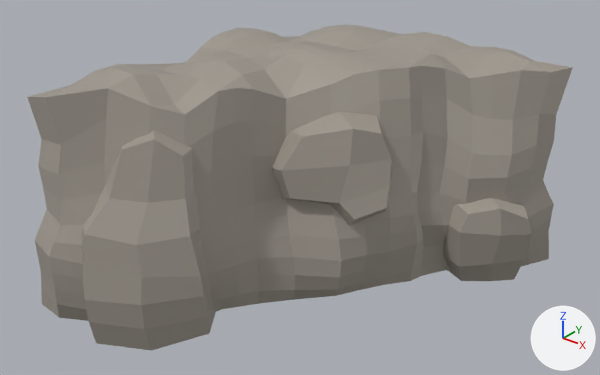
A saved change to the FBX model Assets/Blender/Landscape/Ground/Cliff 001.fbx.
Rendered twice from a 50 mm camera at (8.52, -12.09, 10.84) aimed at (-1.88, 0.9, 2.78). Lighting does not change. The marker at lower right points along +X, +Y and +Z. Where no turn or scale is listed for an object, it has been applied to the vertices.

Before the edit, the objects in view are built like this:
```python
me_cube = bpy.data.meshes.new('Cube')
me_cube.from_pydata(...)  # 651 vertices, 622 faces; spans x -5.76..2.28, y -3.71..5.73, z 0.08..5.51
me_cube.materials.append(mat_cliff_grey_001)  # grey #9f988e
# before: 581 (1.14, 3.17, 2.18) at pixel (468, 213), 585 (1.66, 3.65, 2.29) at pixel (500, 208)
# before: 624 (-3.48, -1.79, 4.68), 626 (-2.75, -1.71, 4.19) at pixel (183, 156), 627 (-3.2, -2.04, 4.55) at pixel (154, 139), 628 (-3.81, -2.39, 4.27) at pixel (121, 149)
ob_cliff_001 = bpy.data.objects.new('Cliff 001', me_cube)
ob_cliff_001.location = (0.0, 0.0, 0.0)
```
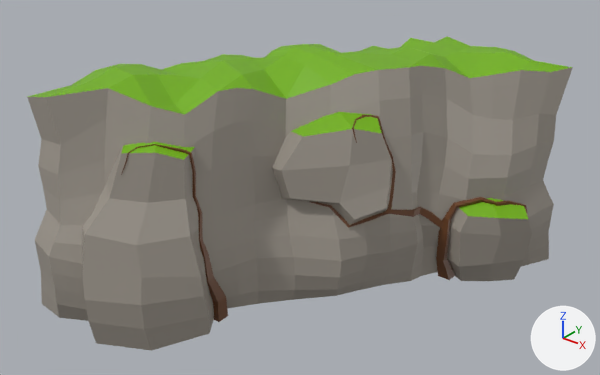
Patch to the scene script:
```diff
--- a/Assets/Blender/Landscape/Ground/Cliff 001.fbx.py
+++ b/Assets/Blender/Landscape/Ground/Cliff 001.fbx.py
@@ mat_cliff_brown @@
+mat_cliff_brown = principled_material('Cliff Brown')
+mat_cliff_brown.base_color = (0.144, 0.0513, 0.0144)  # brown #6a4020
@@ mat_cliff_green_001 @@
+mat_cliff_green_001 = principled_material('Cliff Green 001')
+mat_cliff_green_001.base_color = (0.171, 0.445, 0.0)  # green #73b200
@@ me_cube @@
 # used by ob_cliff_001; location = (0.0, 0.0, 0.0)
 # verts and faces of me_cube; kept vertices keep their numbers, new ones are numbered from 651
-me_cube.from_pydata(...)  # 651 vertices, 622 faces; spans x -5.76..2.28, y -3.71..5.73, z 0.08..5.51
+me_cube.from_pydata(...)  # 619 vertices, 576 faces; spans x -5.76..2.28, y -3.71..5.73, z 0.07..5.51
+# me_cube part 1: a new loose piece of 116 vertices spanning x -1.48..1.99, y 0.7..4.45, z 0.27..4.52, in mat_cliff_brown (brown #6a4020)
+# me_cube part 2: a new loose piece of 60 vertices spanning x -3.66..-2.38, y -2.57..-0.92, z 0.07..4.41, in mat_cliff_brown (brown #6a4020)
+# me_cube part 3
+# 208 vertices are removed from x -5.68..-1.42, y -0.71..5.73, z 0.44..5.3
+# 218 faces are deleted
+# me_cube part 4
+verts[581] = (1.15, 3.12, 2.15)  # moved, pixel (467, 216)
+verts[585] = (1.72, 3.46, 2.15)  # moved, pixel (498, 218)
+# me_cube part 5
+verts[624] = (-3.48, -1.79, 4.47)  # moved
+verts[626] = (-2.63, -1.81, 4.18)  # moved, pixel (184, 159)
+verts[627] = (-3.08, -2.14, 4.33)  # moved, pixel (155, 152)
+verts[628] = (-3.69, -2.48, 4.27)  # moved, pixel (121, 153)
+# me_cube part 6: 58 faces spanning x -5.76..2.21, y -3.07..5.69, z 2.07..5.51 switch from mat_cliff_grey_001 (grey #9f988e) to mat_cliff_green_001 (green #73b200)
+me_cube.materials.append(mat_cliff_brown)  # brown #6a4020
```

Where the change shows, as pixel boxes [x1, y1, x2, y2] in the pictures (600 x 375 px; the box of a moved part takes in the faces that stretch with it):
'Cliff 001', reshaped: before [27, 24, 573, 351]; after [27, 36, 573, 351]
part 1 of me_cube, added (brown): after [309, 115, 527, 280]
part 2 of me_cube, added (brown): after [121, 144, 228, 322]
part 3 of me_cube, deleted: before [143, 24, 447, 69]
part 4 of me_cube, moved or reshaped: before [449, 198, 532, 236]; after [450, 198, 532, 236]
part 5 of me_cube, moved or reshaped: before [107, 130, 194, 203]; after [107, 142, 195, 203]
part 6 of me_cube, recoloured (grey to green): [28, 36, 572, 137] in both
